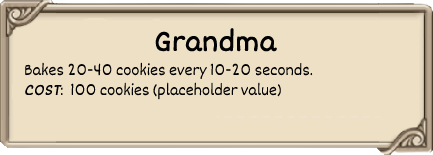
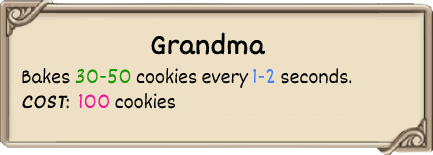
Before/after of a 433x155 layered artwork. What changed in the layer stack:
renamed "Bakes 20-40 cookies every 10-20" to "Bakes 30-50 cookies every 1-2 se", painted on it over [22, 62, 352, 109]
painted on "Grandma" over [151, 28, 277, 55]
